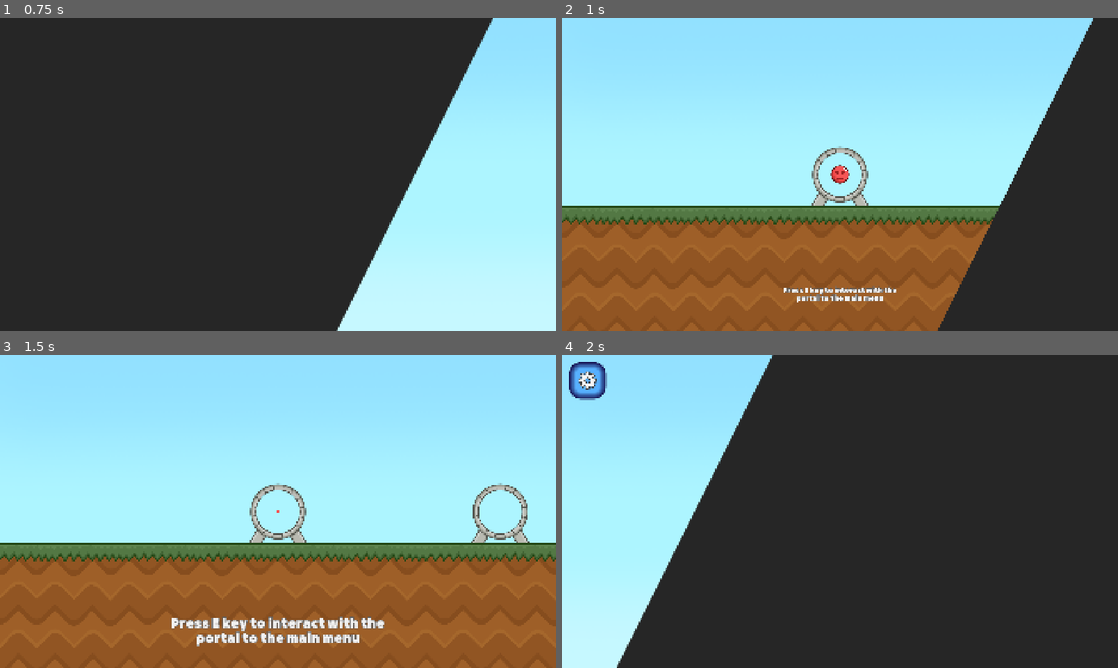
Above: before the commit, frames 1-4 (two rows, left to right).
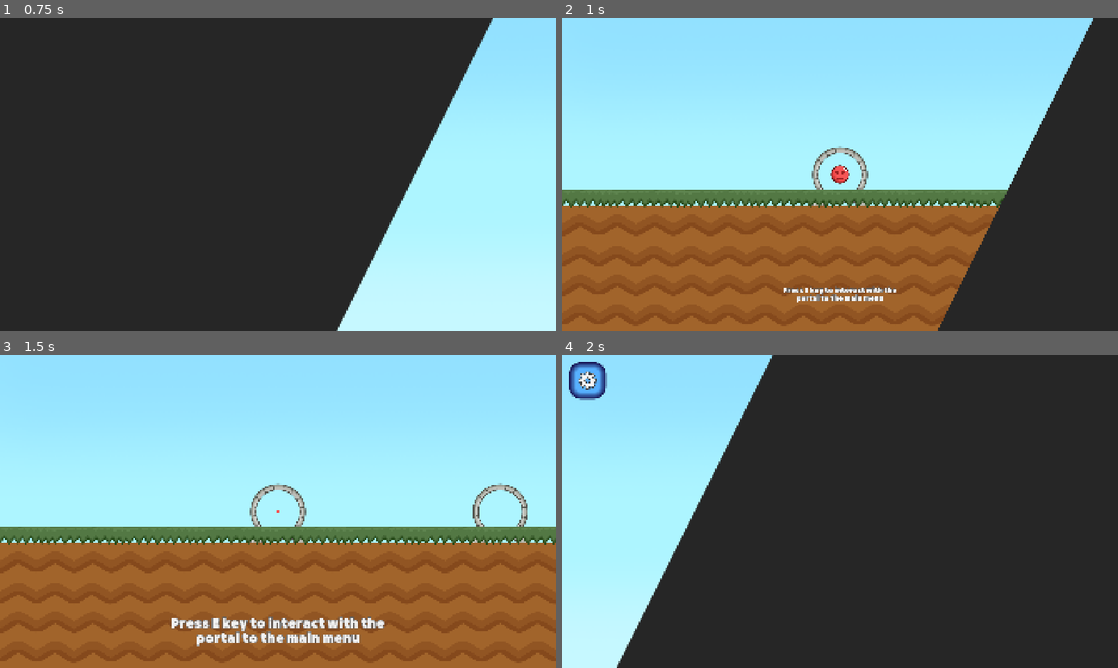
Above: after the commit, the same moments.

Repository: urebus-godot/red-ball-game
Game: Godot game, scene res://scenes_scripts/ui/root/main_menu.tscn
Two runs of this game, one before a commit and one after it. Both use one fixed random seed, a clock stepped at 60 frames per second and the inputs below.
Inputs:
- Up to frame 1 (0.75 s): click "Play" at 0.5 s
- Up to frame 2 (1 s): no input
- Up to frame 3 (1.5 s): tap E (interact) at 1.25 s; hold D (right) from 1.28 s (still down); hold E (interact) from 1.28 s (still down)
- Up to frame 4 (2 s): keep holding D (right); keep holding E (interact); tap Space (jump) at 1.52 s

Frame 1 is identical in both runs. In frame 2, 10% of the frame differs, in the area x 0-81%, y 54-100%; in frame 3, 13%, in the area x 0-100%, y 54-100%; in frame 4, nothing differs.

Commit message:
Restructured project a bit and add water shader

Diff:
--- /dev/null
+++ b/resources/scripts/shaders/water.gdshader
@@ -0,0 +1,16 @@
+shader_type canvas_item;
+
+uniform float frequency = 20.0;
+uniform float speed = 1.0;
+uniform float amplitude = 0.025;
+uniform float blur = 0.015;
+
+void fragment() {
+	float wave_x = sin(UV.x * frequency + TIME * speed) * amplitude - amplitude;
+	float wave_x_2 = sin(UV.x * frequency * 2.0 + TIME * -2.0) * 0.01 - 0.01;
+
+	float mask = smoothstep(0.0, blur, UV.y + wave_x + wave_x_2 - 0.1);
+
+	COLOR = texture(TEXTURE, UV);
+	COLOR.a *= mask;
+}
--- a/scenes_scripts/game/levels/base_level.tscn
+++ b/scenes_scripts/game/levels/base_level.tscn
@@ -1,6 +1,6 @@
 [gd_scene format=3 uid="uid://bb6koovj7b8o"]
 
-[ext_resource type="PackedScene" uid="uid://cdla8kspop6ck" path="res://scenes_scripts/game/objects/creatures/player/player.tscn" id="1_bs2e5"]
+[ext_resource type="PackedScene" uid="uid://cdla8kspop6ck" path="res://scenes_scripts/game/objects/physical/creatures/player/player.tscn" id="1_bs2e5"]
 [ext_resource type="Script" uid="uid://dikts21pbdp6o" path="res://scenes_scripts/game/levels/level_manager.gd" id="1_iym18"]
 [ext_resource type="Texture2D" uid="uid://bb8ckqchl87uo" path="res://resources/textures/game/background/sky.png" id="2_62qgw"]
 [ext_resource type="PackedScene" uid="uid://cyvuaxuyyofnb" path="res://scenes_scripts/game/terrain.tscn" id="4_jt1by"]
--- a/scenes_scripts/game/levels/level_1.tscn
+++ b/scenes_scripts/game/levels/level_1.tscn
@@ -1,24 +1,46 @@
 [gd_scene format=3 uid="uid://dwlerkwucmqsi"]
 
 [ext_resource type="PackedScene" uid="uid://bb6koovj7b8o" path="res://scenes_scripts/game/levels/base_level.tscn" id="1_yhru0"]
-[ext_resource type="PackedScene" uid="uid://b5c6vtq65bvn0" path="res://scenes_scripts/game/objects/solid/physics/crate.tscn" id="3_xya2l"]
+[ext_resource type="Shader" uid="uid://bxe7lylg6tj13" path="res://resources/scripts/shaders/water.gdshader" id="2_1k6lp"]
+[ext_resource type="Texture2D" uid="uid://wynqdg0tvusl" path="res://resources/textures/game/world_environment/water.png" id="3_1k6lp"]
+[ext_resource type="PackedScene" uid="uid://b5c6vtq65bvn0" path="res://scenes_scripts/game/objects/physical/physics/crate.tscn" id="3_xya2l"]
+
+[sub_resource type="ShaderMaterial" id="ShaderMaterial_mc8sp"]
+shader = ExtResource("2_1k6lp")
+shader_parameter/frequency = 6.0
+shader_parameter/speed = 5.0
+shader_parameter/amplitude = 0.001
+shader_parameter/blur = 0.005
 
 [sub_resource type="Curve2D" id="Curve2D_5afly"]
 bake_interval = 512.0
 _data = {
-"points": PackedVector2Array(0, 0, 0, 0, -1360, 560, 0, 0, 0, 0, 448, 744, 0, 0, 0, 0, 1704, 728, 0, 0, 0, 0, 2752, 648, 0, 0, 0, 0, 3704, 552, 0, 0, 0, 0, 4856, 528, 0, 0, 0, 0, 5792, 608, 0, 0, 0, 0, 703 …(963 unchanged characters)…
+"points": PackedVector2Array(0, 0, 0, 0, -1360, 560, 0, 0, 0, 0, 448, 744, 0, 0, 0, 0, 1144, 736, 0, 0, 0, 0, 1072, 1232, 0, 0, 0, 0, 2432, 1256, 0, 0, 0, 0, 2480, 784, 0, 0, 0, 0, 5792, 608, 0, 0, 0, 0, 703 …(963 unchanged characters)…
 }
 point_count = 47
 
 [node name="Level1" unique_id=165616865 instance=ExtResource("1_yhru0")]
 
+[node name="BackgroundLayer" parent="." index="0" unique_id=807347235]
+visible = false
+
 [node name="Player" parent="." index="1" unique_id=840999448]
+position = Vector2(456, 592)
 physics_material_override = null
+
+[node name="TextureRect" type="TextureRect" parent="." index="2" unique_id=2104527954]
+material = SubResource("ShaderMaterial_mc8sp")
+offset_left = 912.0
+offset_top = 792.0
+offset_right = 2792.0
+offset_bottom = 1304.0
+texture = ExtResource("3_1k6lp")
+stretch_mode = 1
 
 [node name="Path2D" parent="Terrain" parent_id_path=PackedInt32Array(912310611) index="3" unique_id=1234078617]
 curve = SubResource("Curve2D_5afly")
 
-[node name="Crate" parent="." index="4" unique_id=263904471 instance=ExtResource("3_xya2l")]
-position = Vector2(696, 312)
+[node name="Crate" parent="." index="5" unique_id=263904471 instance=ExtResource("3_xya2l")]
+position = Vector2(3264, 600)
 
 [editable path="Terrain"]
--- a/scenes_scripts/game/levels/level_manager.gd
+++ b/scenes_scripts/game/levels/level_manager.gd
@@ -1,9 +1,11 @@
 class_name LevelManager extends Node2D
 
 @onready var ui_layer: CanvasLayer = $UILayer
+@onready var background_layer: CanvasLayer = $BackgroundLayer
 
 @export var level: int = 1
 
 
 func _ready() -> void:
 	ui_layer.level = level
+	background_layer.visible = true
--- a/scenes_scripts/game/objects/creatures/move_component.tscn
+++ /dev/null
@@ -1,6 +0,0 @@
-[gd_scene format=3 uid="uid://div3il4uqi"]
-
-[ext_resource type="Script" uid="uid://cyoauusqk00nc" path="res://scenes_scripts/game/objects/creatures/move_component.gd" id="1_m0iak"]
-
-[node name="MoveComponent" type="Node" unique_id=94171231]
-script = ExtResource("1_m0iak")
--- a/scenes_scripts/game/objects/creatures/player/control_component.tscn
+++ /dev/null
@@ -1,6 +0,0 @@
-[gd_scene format=3 uid="uid://iky0jh5jilni"]
-
-[ext_resource type="Script" uid="uid://dvv2f64jqfn67" path="res://scenes_scripts/game/objects/creatures/player/control_component.gd" id="1_2vgtq"]
-
-[node name="ControlComponent" type="Node" unique_id=759258089]
-script = ExtResource("1_2vgtq")
--- a/scenes_scripts/game/objects/interactive/location_portal.tscn
+++ b/scenes_scripts/game/objects/interactive/location_portal.tscn
@@ -1,7 +1,7 @@
 [gd_scene format=3 uid="uid://diy12vbxi3eab"]
 
 [ext_resource type="Script" uid="uid://b5ps603jp2pd3" path="res://scenes_scripts/game/objects/interactive/location_portal.gd" id="1_0ay6s"]
-[ext_resource type="Texture2D" uid="uid://br0481lah1ok" path="res://resources/textures/game/portal.png" id="2_s76n2"]
+[ext_resource type="Texture2D" uid="uid://br0481lah1ok" path="res://resources/textures/game/objects/interactive/portal.png" id="2_s76n2"]
 
 [sub_resource type="SpriteFrames" id="SpriteFrames_0ay6s"]
 animations = [{
--- a/scenes_scripts/game/objects/creatures/creature.tscn
+++ b/scenes_scripts/game/objects/physical/creatures/creature.tscn
@@ -1,9 +1,9 @@
 [gd_scene format=3 uid="uid://clq8s8kobcgab"]
 
-[ext_resource type="PackedScene" uid="uid://fq8o1p1ihkkm" path="res://scenes_scripts/game/objects/physics_object.tscn" id="1_8wc1f"]
-[ext_resource type="Script" uid="uid://b2r2508bgg8iu" path="res://scenes_scripts/game/objects/creatures/creature.gd" id="2_mx7sf"]
-[ext_resource type="PackedScene" uid="uid://div3il4uqi" path="res://scenes_scripts/game/objects/creatures/move_component.tscn" id="3_ybpkm"]
-[ext_resource type="Script" uid="uid://d16e4wi8or6yw" path="res://scenes_scripts/game/objects/creatures/sprites_component.gd" id="4_lkcup"]
+[ext_resource type="PackedScene" uid="uid://fq8o1p1ihkkm" path="res://scenes_scripts/game/objects/physical/physics_object.tscn" id="1_8wc1f"]
+[ext_resource type="Script" uid="uid://b2r2508bgg8iu" path="res://scenes_scripts/game/objects/physical/creatures/creature.gd" id="2_mx7sf"]
+[ext_resource type="PackedScene" uid="uid://div3il4uqi" path="res://scenes_scripts/game/objects/physical/creatures/move_component.tscn" id="3_ybpkm"]
+[ext_resource type="Script" uid="uid://d16e4wi8or6yw" path="res://scenes_scripts/game/objects/physical/creatures/sprites_component.gd" id="4_lkcup"]
 
 [sub_resource type="PhysicsMaterial" id="PhysicsMaterial_ybpkm"]
 
--- /dev/null
+++ b/scenes_scripts/game/objects/physical/creatures/move_component.tscn
@@ -0,0 +1,6 @@
+[gd_scene format=3 uid="uid://div3il4uqi"]
+
+[ext_resource type="Script" uid="uid://cyoauusqk00nc" path="res://scenes_scripts/game/objects/physical/creatures/move_component.gd" id="1_m0iak"]
+
+[node name="MoveComponent" type="Node" unique_id=94171231]
+script = ExtResource("1_m0iak")
--- /dev/null
+++ b/scenes_scripts/game/objects/physical/creatures/player/control_component.tscn
@@ -0,0 +1,6 @@
+[gd_scene format=3 uid="uid://iky0jh5jilni"]
+
+[ext_resource type="Script" uid="uid://dvv2f64jqfn67" path="res://scenes_scripts/game/objects/physical/creatures/player/control_component.gd" id="1_2vgtq"]
+
+[node name="ControlComponent" type="Node" unique_id=759258089]
+script = ExtResource("1_2vgtq")
--- a/scenes_scripts/game/objects/creatures/player/player.gd
+++ b/scenes_scripts/game/objects/physical/creatures/player/player.gd
@@ -1,4 +1,6 @@
 class_name Player extends Creature
+
+const SCALE_TWEEN_DURATION: float = 0.3
 
 @onready var interact_timer: Timer = $InteractTimer
 
@@ -7,15 +9,16 @@
 var can_interact: bool = true
 
 var object_to_interact: InteractiveObject = null
+var equipped_artifact = null
 
 
 func tween_scale(decrement: bool = false) -> void:
 	var scale_tween = create_tween().set_parallel().set_trans(Tween.TRANS_SINE)
 	if decrement:
-		scale_tween.tween_property(self, "scale", Vector2.ZERO, 0.3)
+		scale_tween.tween_property(self, "scale", Vector2.ZERO, SCALE_TWEEN_DURATION)
 	else:
 		scale = Vector2.ZERO
-		scale_tween.tween_property(self, "scale", Vector2.ONE, 0.3)
+		scale_tween.tween_property(self, "scale", Vector2.ONE, SCALE_TWEEN_DURATION)
 	await scale_tween.finished
 
 
--- a/scenes_scripts/game/objects/creatures/player/player.tscn
+++ b/scenes_scripts/game/objects/physical/creatures/player/player.tscn
@@ -1,11 +1,11 @@
 [gd_scene format=3 uid="uid://cdla8kspop6ck"]
 
-[ext_resource type="PackedScene" uid="uid://clq8s8kobcgab" path="res://scenes_scripts/game/objects/creatures/creature.tscn" id="1_rv035"]
-[ext_resource type="Script" uid="uid://tcpqkg1nn6p5" path="res://scenes_scripts/game/objects/creatures/player/player.gd" id="2_22jnx"]
-[ext_resource type="Texture2D" uid="uid://ia74qyu0klo8" path="res://resources/textures/game/creatures/player/red_ball.png" id="3_ewilg"]
-[ext_resource type="PackedScene" uid="uid://iky0jh5jilni" path="res://scenes_scripts/game/objects/creatures/player/control_component.tscn" id="3_hka56"]
-[ext_resource type="Texture2D" uid="uid://41b35ssy4bxk" path="res://resources/textures/game/creatures/player/red_ball_face.png" id="4_fd7rk"]
-[ext_resource type="PackedScene" uid="uid://cn48baku04cx" path="res://scenes_scripts/game/objects/creatures/player/camera.tscn" id="6_30j7b"]
+[ext_resource type="PackedScene" uid="uid://clq8s8kobcgab" path="res://scenes_scripts/game/objects/physical/creatures/creature.tscn" id="1_rv035"]
+[ext_resource type="Script" uid="uid://tcpqkg1nn6p5" path="res://scenes_scripts/game/objects/physical/creatures/player/player.gd" id="2_22jnx"]
+[ext_resource type="Texture2D" uid="uid://ia74qyu0klo8" path="res://resources/textures/game/objects/creatures/player/red_ball.png" id="3_ewilg"]
+[ext_resource type="PackedScene" uid="uid://iky0jh5jilni" path="res://scenes_scripts/game/objects/physical/creatures/player/control_component.tscn" id="3_hka56"]
+[ext_resource type="Texture2D" uid="uid://41b35ssy4bxk" path="res://resources/textures/game/objects/creatures/player/red_ball_face.png" id="4_fd7rk"]
+[ext_resource type="PackedScene" uid="uid://cn48baku04cx" path="res://scenes_scripts/game/objects/physical/creatures/player/camera.tscn" id="6_30j7b"]
 
 [sub_resource type="PhysicsMaterial" id="PhysicsMaterial_30j7b"]
 rough = true
--- a/scenes_scripts/game/objects/solid/physics/crate.tscn
+++ b/scenes_scripts/game/objects/physical/physics/crate.tscn
@@ -1,7 +1,7 @@
 [gd_scene format=3 uid="uid://b5c6vtq65bvn0"]
 
-[ext_resource type="PackedScene" uid="uid://fq8o1p1ihkkm" path="res://scenes_scripts/game/objects/physics_object.tscn" id="1_gtby6"]
-[ext_resource type="Texture2D" uid="uid://bxagg5avjekep" path="res://resources/textures/game/solids/crate.png" id="2_kdbte"]
+[ext_resource type="PackedScene" uid="uid://fq8o1p1ihkkm" path="res://scenes_scripts/game/objects/physical/physics_object.tscn" id="1_gtby6"]
+[ext_resource type="Texture2D" uid="uid://bxagg5avjekep" path="res://resources/textures/game/objects/solids/crate.png" id="2_kdbte"]
 
 [sub_resource type="RectangleShape2D" id="RectangleShape2D_03go1"]
 size = Vector2(148, 160)
--- a/scenes_scripts/game/objects/physics_object.tscn
+++ b/scenes_scripts/game/objects/physical/physics_object.tscn
@@ -1,6 +1,6 @@
 [gd_scene format=3 uid="uid://fq8o1p1ihkkm"]
 
-[ext_resource type="Script" uid="uid://bavhmtq56j2xo" path="res://scenes_scripts/game/objects/physics_object.gd" id="1_qmy71"]
+[ext_resource type="Script" uid="uid://bavhmtq56j2xo" path="res://scenes_scripts/game/objects/physical/physics_object.gd" id="1_qmy71"]
 
 [node name="PhysicsObject" type="RigidBody2D" unique_id=840999448]
 collision_mask = 15
--- a/scenes_scripts/game/objects/solid/static/terrain.gd
+++ b/scenes_scripts/game/objects/solid/static/terrain.gd
@@ -19,6 +19,6 @@
 	var width = (ground_line.width / 2) - 4
 
 	for point in line_points:
-		new_points.append(point + Vector2(0, width))
+		new_points.append(point + Vector2(0, 0))
 
 	ground_line.set_points(new_points)
--- a/scenes_scripts/game/root/world.tscn
+++ b/scenes_scripts/game/root/world.tscn
@@ -4,7 +4,7 @@
 [ext_resource type="PackedScene" uid="uid://da3avsamnkxp2" path="res://scenes_scripts/ui/hud/debug_panel.tscn" id="2_2djus"]
 [ext_resource type="Texture2D" uid="uid://bb8ckqchl87uo" path="res://resources/textures/game/background/sky.png" id="2_74n1f"]
 [ext_resource type="PackedScene" uid="uid://cyvuaxuyyofnb" path="res://scenes_scripts/game/terrain.tscn" id="3_efhvm"]
-[ext_resource type="PackedScene" uid="uid://cdla8kspop6ck" path="res://scenes_scripts/game/objects/creatures/player/player.tscn" id="3_pkcbc"]
+[ext_resource type="PackedScene" uid="uid://cdla8kspop6ck" path="res://scenes_scripts/game/objects/physical/creatures/player/player.tscn" id="3_pkcbc"]
 [ext_resource type="PackedScene" uid="uid://diy12vbxi3eab" path="res://scenes_scripts/game/objects/interactive/location_portal.tscn" id="4_7og53"]
 [ext_resource type="PackedScene" uid="uid://bols5fh2gof8t" path="res://scenes_scripts/ui/interact_label.tscn" id="4_hcrup"]
 
@@ -16,6 +16,14 @@
 "points": PackedVector2Array(0, 0, 0, 0, -2800, 400, 0, 0, 0, 0, 4000, 400, 0, 0, 0, 0, 4000, 3000, 0, 0, 0, 0, -2800, 3000, 0, 0, 0, 0, -2800, 400)
 }
 point_count = 5
+
+[sub_resource type="Environment" id="Environment_hcrup"]
+background_energy_multiplier = 6.1
+tonemap_exposure = 2.1
+
+[sub_resource type="CameraAttributesPractical" id="CameraAttributesPractical_74n1f"]
+
+[sub_resource type="Compositor" id="Compositor_pkcbc"]
 
 [node name="World" type="Node2D" unique_id=165616865]
 script = ExtResource("1_gv6xx")
@@ -79,4 +87,13 @@
 scene_path = "none"
 interaction_delay = 0.4
 
+[node name="WorldEnvironment" type="WorldEnvironment" parent="." unique_id=1981811474]
+environment = SubResource("Environment_hcrup")
+camera_attributes = SubResource("CameraAttributesPractical_74n1f")
+compositor = SubResource("Compositor_pkcbc")
+
+[node name="TextureRect" type="TextureRect" parent="." unique_id=1120800972]
+offset_right = 40.0
+offset_bottom = 40.0
+
 [editable path="Terrain"]
--- a/scenes_scripts/game/terrain.tscn
+++ b/scenes_scripts/game/terrain.tscn
@@ -1,8 +1,8 @@
 [gd_scene format=3 uid="uid://cyvuaxuyyofnb"]
 
 [ext_resource type="Script" uid="uid://der33q8fh2dcj" path="res://scenes_scripts/game/objects/solid/static/terrain.gd" id="1_xispj"]
-[ext_resource type="Texture2D" uid="uid://pnysrxmjjph8" path="res://resources/textures/game/solids/earth.png" id="2_gthpe"]
-[ext_resource type="Texture2D" uid="uid://dj0e604x313nm" path="res://resources/textures/game/solids/ground.png" id="3_m5anj"]
+[ext_resource type="Texture2D" uid="uid://pnysrxmjjph8" path="res://resources/textures/game/world_environment/ground/earth.png" id="2_gthpe"]
+[ext_resource type="Texture2D" uid="uid://dj0e604x313nm" path="res://resources/textures/game/world_environment/ground/grass.png" id="3_m5anj"]
 
 [sub_resource type="Curve2D" id="Curve2D_xispj"]
 bake_interval = 512.0
Not shown, added: resources/scripts/shaders/water.gdshader.uid
Renamed: resources/textures/game/creatures/player/red_ball.png -> resources/textures/game/objects/creatures/player/red_ball.png
Not shown, changed: resources/textures/game/objects/creatures/player/red_ball.png.import
Renamed: resources/textures/game/creatures/player/red_ball_face.png -> resources/textures/game/objects/creatures/player/red_ball_face.png
Not shown, added: resources/textures/game/objects/creatures/player/red_ball_face.png.import
Renamed: resources/textures/game/portal.png -> resources/textures/game/objects/interactive/portal.png
Not shown, changed: resources/textures/game/objects/interactive/portal.png.import
Renamed: resources/textures/game/solids/crate.png -> resources/textures/game/objects/solids/crate.png
Not shown, changed: resources/textures/game/objects/solids/crate.png.import
Binary file removed: resources/textures/game/solids/earth.png
Binary file added: resources/textures/game/world_environment/ground/earth.png
Not shown, changed: resources/textures/game/world_environment/ground/earth.png.import
(and 22 more such lines)
